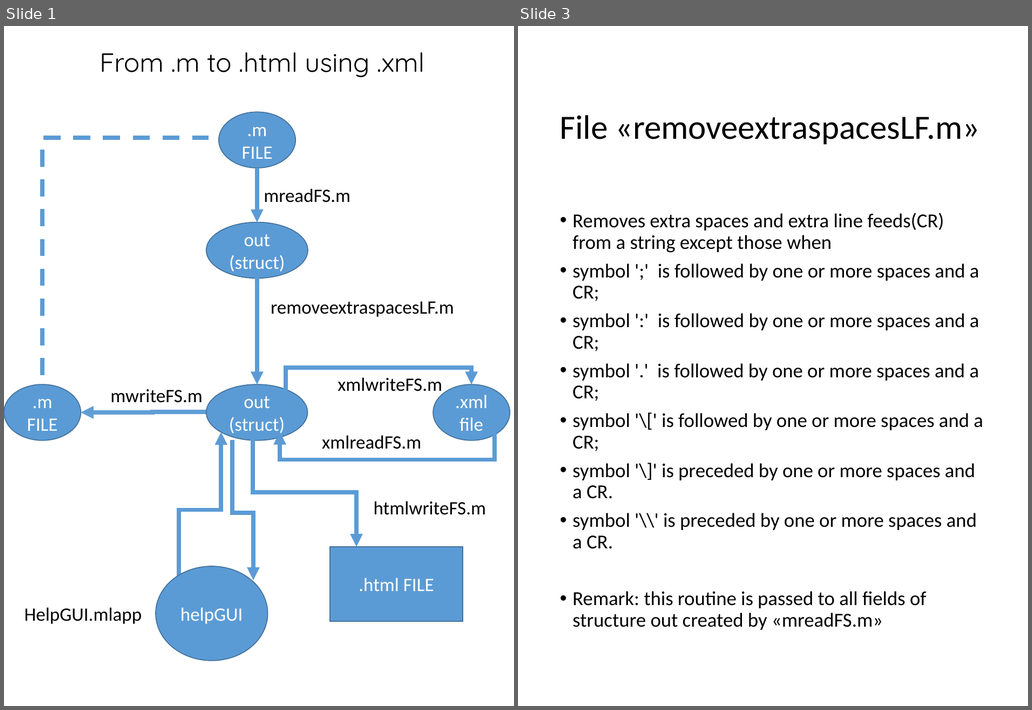
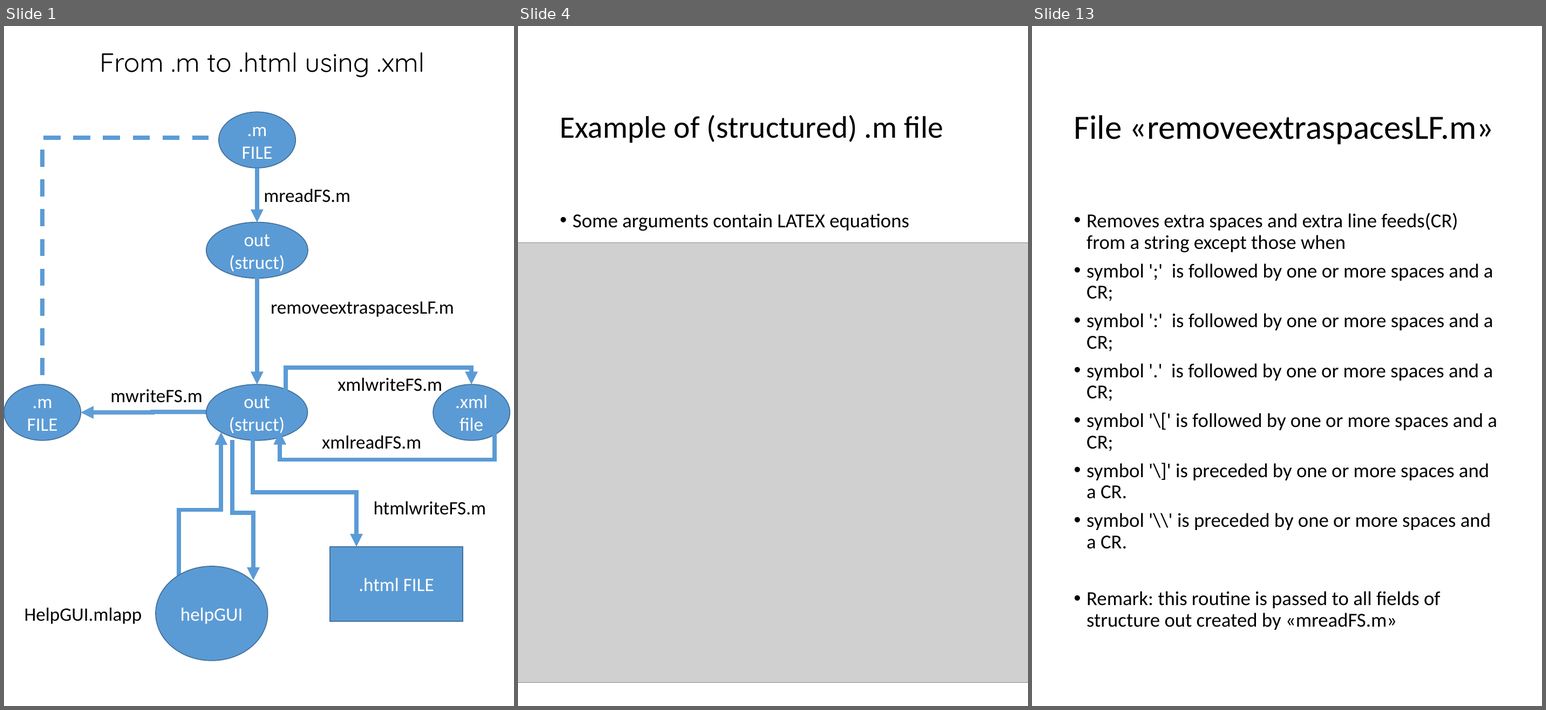
Before and after one commit to UniprJRC/FSDA, a slide deck: utilities_help/FlowChart.pptx. Shown side by side, each under a label of ours: slides 1 and 3 before the commit, slides 1, 4 and 13 after it; the slides between them are not shown. The pictures are 1032x710 and 1546x710 pixels, drawn with LibreOffice and Linux fonts; fonts in the diff are those of the drawing; grey boxes stand for pictures. Boxes give left, top, right and bottom in pixels: in the first picture for what was removed or moved away, otherwise in the second. Text is boxed around its words. In the diff, an @@ line names an element or a change of style, - is before the commit and + after.

```diff
--- a/utilities_help/FlowChart.pptx
+++ b/utilities_help/FlowChart.pptx
@@ slide 4 added at (x1=518, y1=26, x2=1028, y2=706), background #FFFFFF @@
@@ title added at (x1=560, y1=115, x2=944, y2=143), 33 pt, text #000000 @@
+Example of (structured) .m file
@@ text added at (x1=573, y1=213, x2=910, y2=231), 21 pt, text #000000 @@
+• Some arguments contain LATEX equations
@@ picture added at (x1=518, y1=243, x2=1028, y2=683) @@
@@ what was slide 3 is now slide 13 @@
```
Also in this commit, not shown: 2 slides changed, 22 other slides added, 5 other files.
